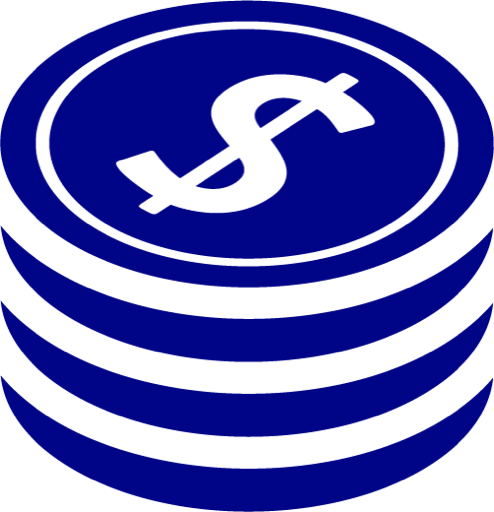
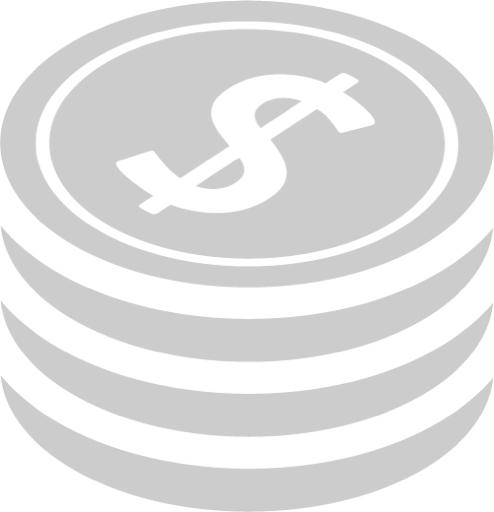
Layers edited between the first and the second 494px x 512px image:
hid "Layer 0 copy" over [0, 0, 494, 512]
showed "Layer 0" over [0, 0, 494, 512]
